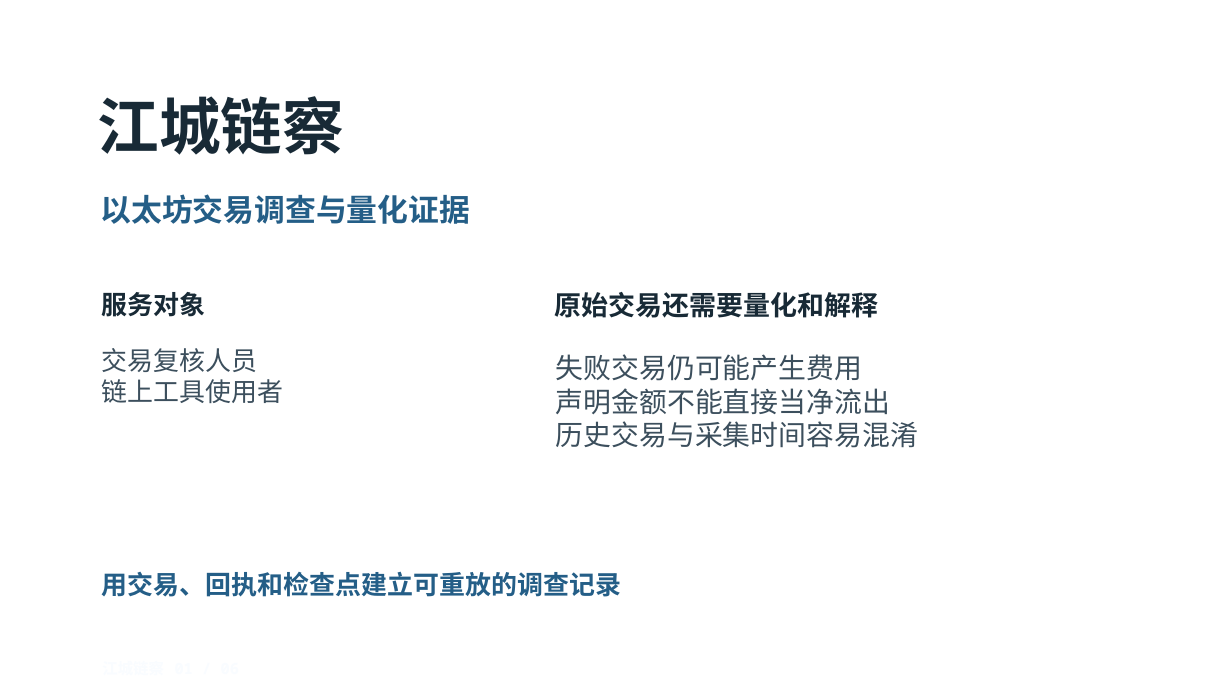
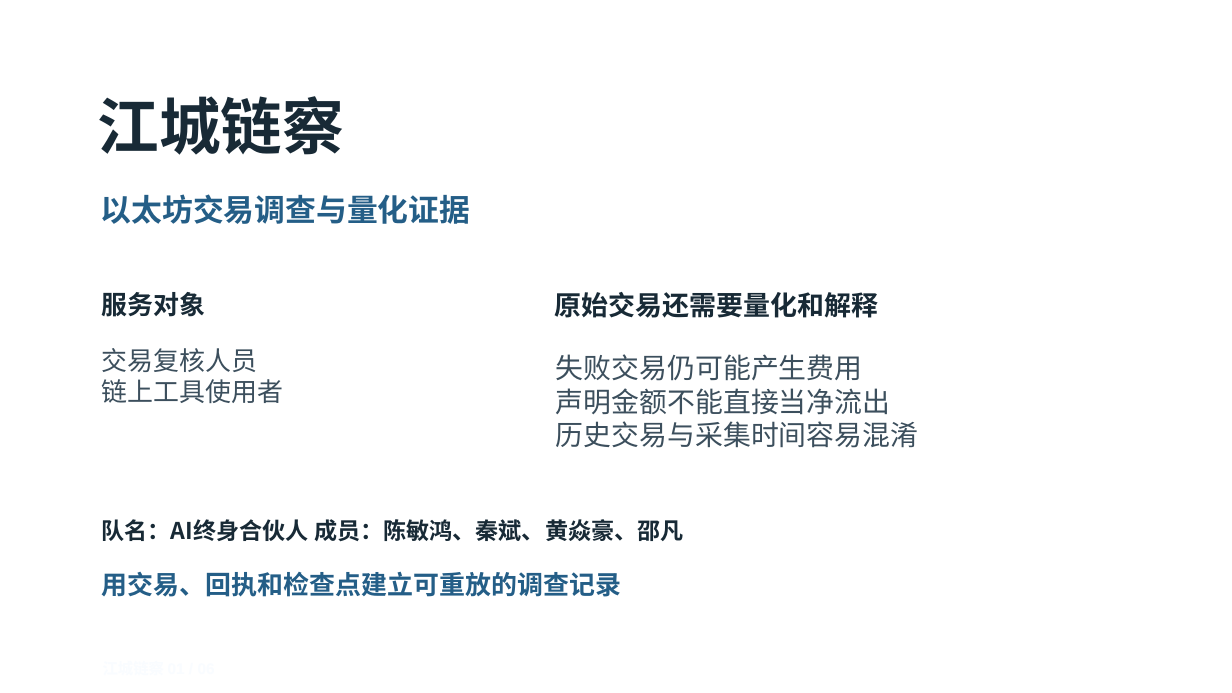
Before and after one commit to c13829663320-debug/wuhan-chain-investigator, a slide deck: slide 1 of public/resources/pitch.pptx. Drawn at 1232x693 pixels with LibreOffice and Linux fonts; fonts in the diff are those of the drawing; background and template pictures are left out. Boxes give left, top, right and bottom in pixels: in the first picture for what was removed or moved away, otherwise in the second. Text is boxed around its words. In the diff, an @@ line names an element or a change of style, - is before the commit and + after.

Commit message:
docs: 封面补充队名「AI终身合伙人」与成员名单

```diff
--- a/public/resources/pitch.pptx
+++ b/public/resources/pitch.pptx
@@ rounded rectangle at box(50, 37, 1182, 647): outline #FFFFFF 0.75 pt to #FFFFFF 1 pt @@
@@ text added at box(102, 519, 684, 542), 18 pt, text #182A36, bold @@
+队名：AI终身合伙人 成员：陈敏鸿、秦斌、黄焱豪、邵凡
```
Also in this commit, not shown: 5 other slides changed.
